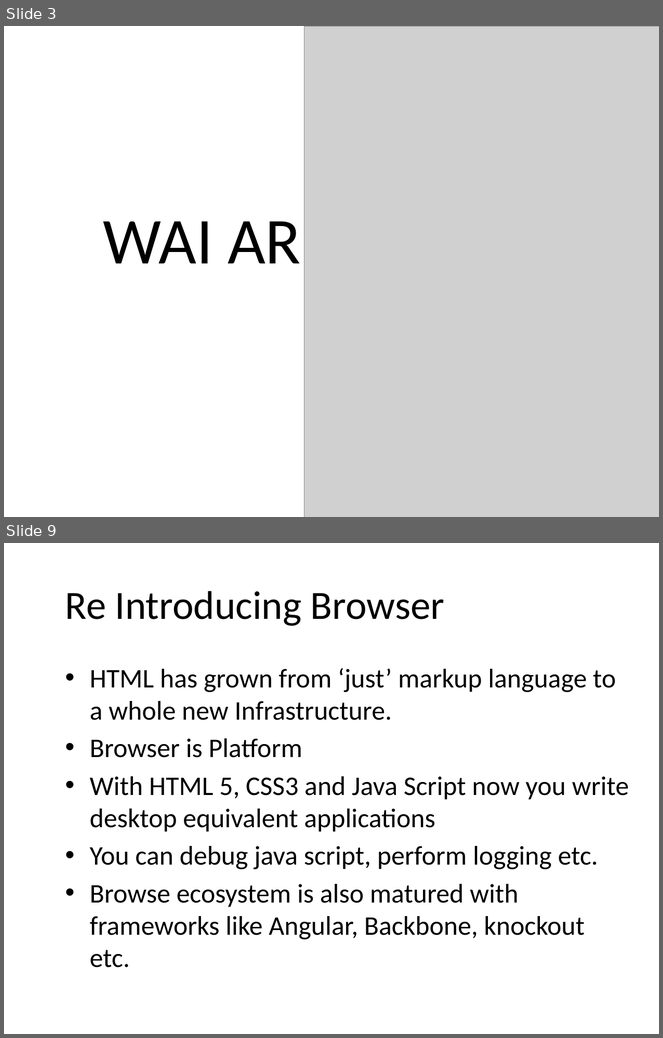
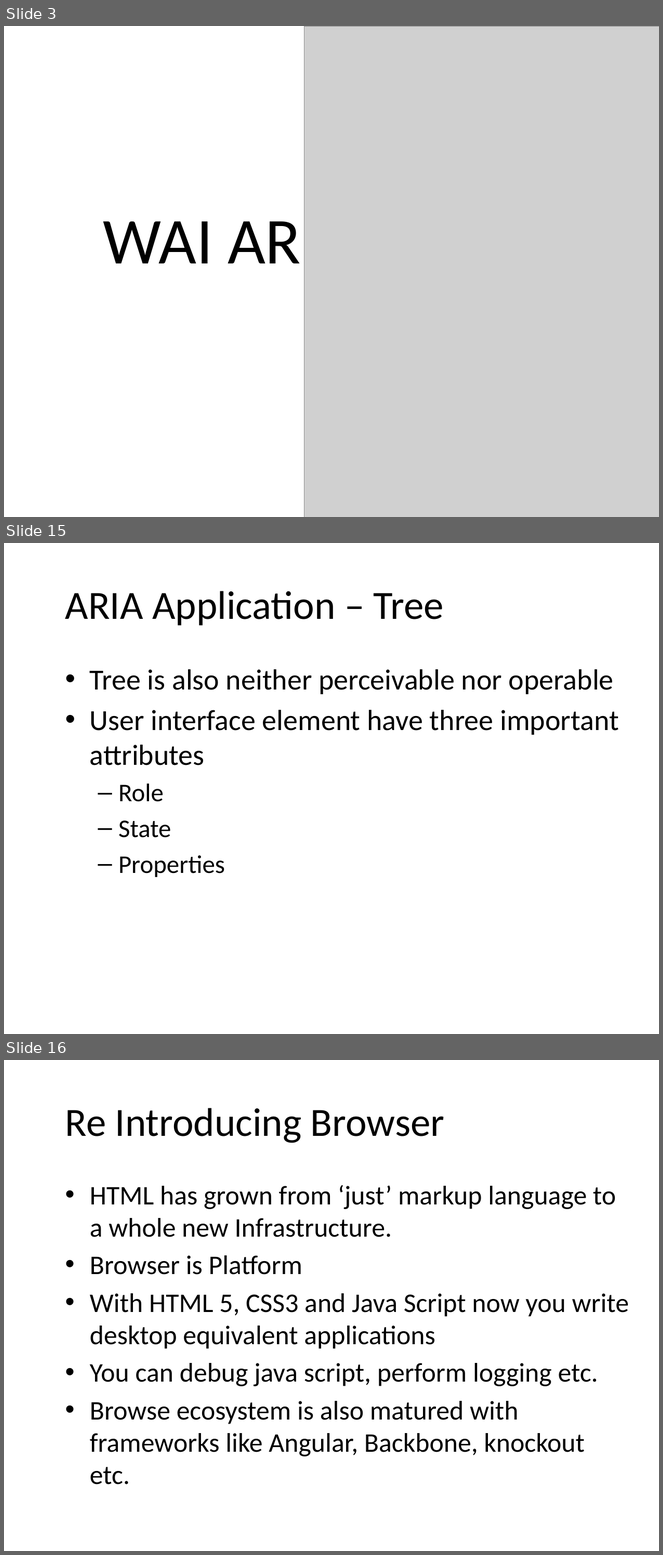
Before and after one commit to punchouty/accessibility, a slide deck: ppt/aria.pptx. Shown one above the other, each under a label of ours: slides 3 and 9 before the commit, slides 3, 15 and 16 after it; the slides between them are not shown. The pictures are 663x1038 and 663x1555 pixels, drawn with LibreOffice and Linux fonts; fonts in the diff are those of the drawing; grey boxes stand for pictures; background and template pictures are left out. Boxes give left, top, right and bottom in pixels: in the first picture for what was removed or moved away, otherwise in the second. Text is boxed around its words. In the diff, an @@ line names an element or a change of style, - is before the commit and + after.

Commit message:
Minor modification in ARIA ppt

```diff
--- a/ppt/aria.pptx
+++ b/ppt/aria.pptx
@@ slide 15 added at (4, 543, 659, 1034), background picture (left out) @@
@@ title added at (65, 591, 444, 626), 44 pt, text #000000 @@
+ARIA Application – Tree
@@ text added at (90, 669, 619, 877), 32 pt, text #000000 @@
+• Tree is also neither perceivable nor operable
+• User interface element have three important attributes
+  – Role
+  – State
+  – Properties
@@ what was slide 9 is now slide 16 @@
```
Also in this commit, not shown: 5 slides changed, 6 other slides added, 3 other files.
